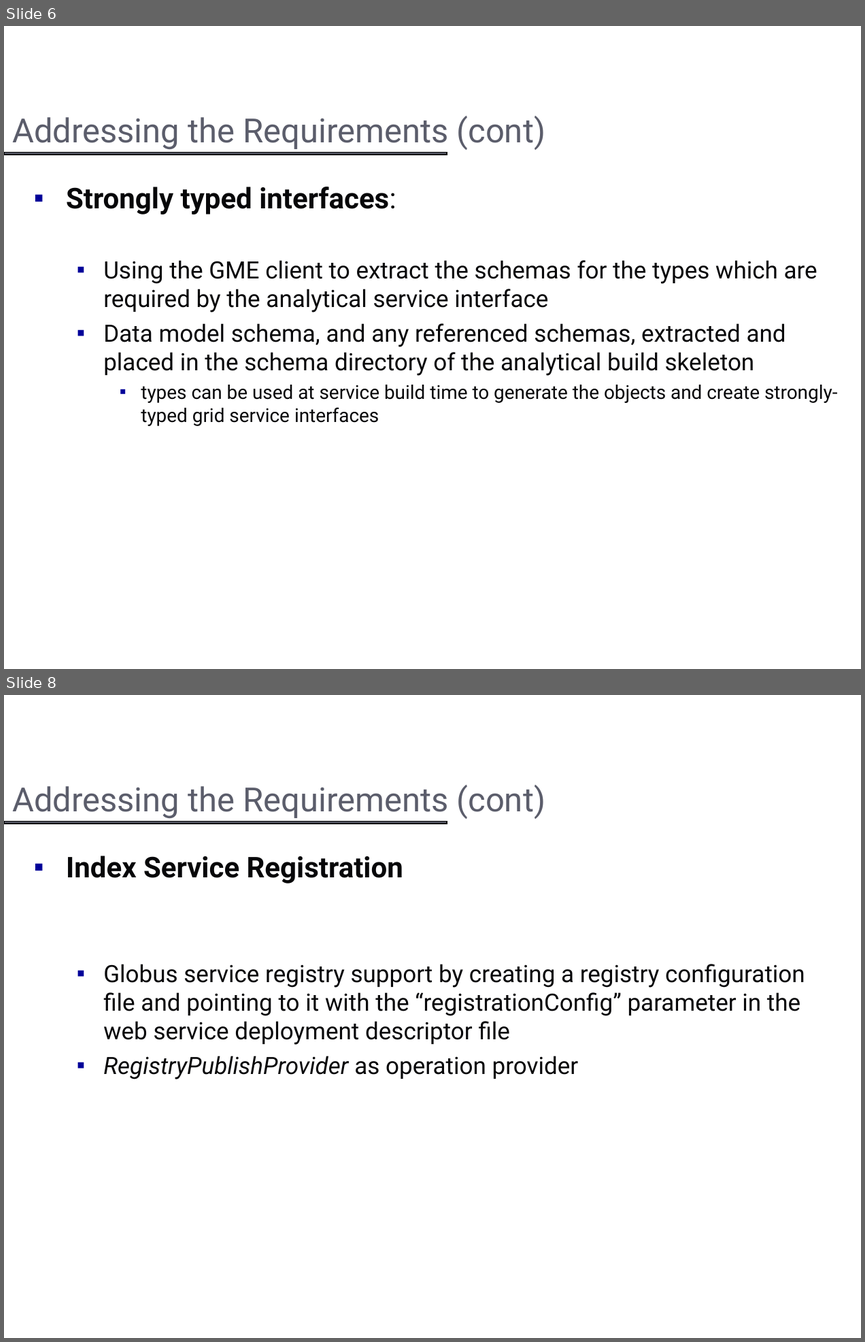
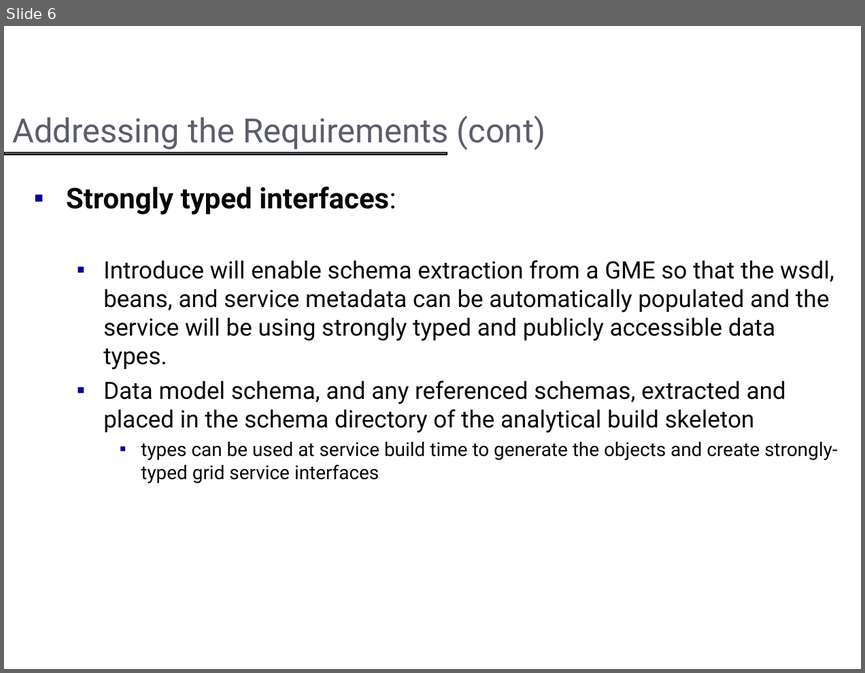
Before and after one commit to NCIP/cagrid-docs, a slide deck: presentations/introduce/Introduce_DIALOGUE2.ppt. Shown one above the other, each under a label of ours: slides 6 and 8 before the commit, slide 6 after it; the slides between them are not shown. The pictures are 865x1342 and 865x673 pixels, drawn with LibreOffice and Linux fonts; fonts in the diff are those of the drawing; background and template pictures are left out. Boxes give left, top, right and bottom in pixels: in the first picture for what was removed or moved away, otherwise in the second. Text is boxed around its words. In the diff, an @@ line names an element or a change of style, - is before the commit and + after.

```diff
--- a/presentations/introduce/Introduce_DIALOGUE2.ppt
+++ b/presentations/introduce/Introduce_DIALOGUE2.ppt
@@ slide 8 removed at box(4, 695, 861, 1338), background #FFFFFF; not listed: 1 template element that a slide beside it also shows @@
@@ title removed at box(12, 785, 545, 819) @@
-Addressing the Requirements (cont)
@@ text removed at box(66, 855, 805, 1079) @@
-▪ Index Service Registration
-  ▪ Globus service registry support by creating a registry configuration file and pointing to it with the “registrationConfig” parameter in the web service deployment descriptor file
-  ▪ RegistryPublishProvider as operation provider
@@ slide 6 changed as well @@
@@ text at box(103, 260, 834, 369): text changed @@
-  ▪ Using the GME client to extract the schemas for the types which are required by the analytical service interface
+  ▪ Introduce will enable schema extraction from a GME so that the wsdl, beans, and service metadata can be automatically populated and the service will be using strongly typed and publicly accessible data types.
```
Also in this commit, not shown: 12 other slides changed, 1 slide added, 23 other slides removed, 1 other file.
